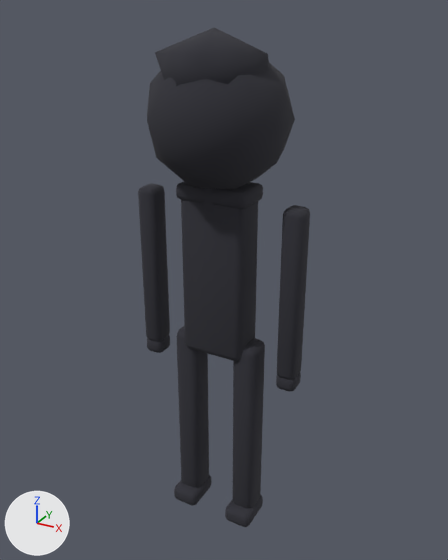
What one commit did to the glTF model public/assets/models/player.glb.
Rendered twice from a 50 mm camera at (0.975, -1.742, 1.196) aimed at (-0.002, 0.034, 0.308). The lights are fixed; the arrows at lower left show +X, +Y and +Z. The picture after the commit comes second. Vertices at exactly the same position are counted once.

In view in the first picture: 'PlayerOutline'.
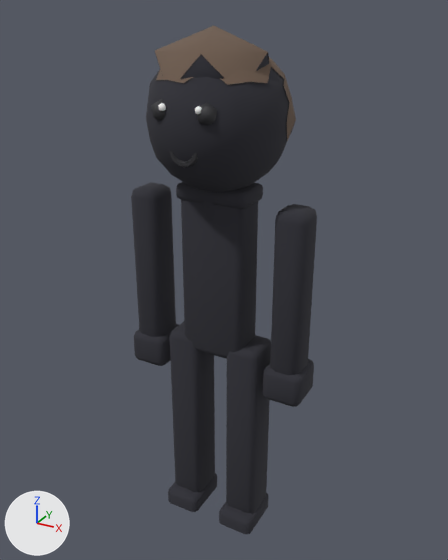
Pixel boxes (x1, y1, x2, y2) of what changed, in the pictures (448 x 560 px; the box of a moved part takes in the faces that stretch with it):
'PlayerOutline', reshaped (8% wider)
    before: (138, 27, 310, 527)
    after: (131, 54, 317, 534)
'PlayerBody', reshaped (not visible before)
    after: (151, 26, 296, 168)
part 1 of me_cube, added
    after: (197, 103, 217, 125)
part 2 of me_cube, added
    after: (151, 99, 165, 121)
part 3 of me_cube, added
    after: (195, 106, 202, 114)
part 4 of me_cube, added
    after: (158, 103, 166, 111)
part 5 of me_cube, added
    after: (156, 44, 296, 141)
part 6 of me_cube, added
    after: (169, 150, 198, 168)
part 7 of me_cube, moved or reshaped (not visible before)
    after: (155, 26, 269, 80)
part 8 of me_cube_010, moved or reshaped
    before: (147, 335, 170, 353)
    after: (263, 359, 314, 407)
part 9 of me_cube_010, rebuilt (39% wider)
    before: (138, 183, 170, 342)
    after: (131, 182, 176, 337)
part 10 of me_cube_010, rebuilt (41% wider)
    before: (277, 205, 310, 380)
    after: (270, 204, 317, 375)
part 11 of me_cube_010, rebuilt (28% wider, 29% taller)
    before: (174, 475, 212, 505)
    after: (168, 473, 217, 512)
part 12 of me_cube_010, rebuilt (31% wider, 26% taller)
    before: (225, 494, 263, 527)
    after: (219, 492, 269, 534)
part 13 of me_cube_010, rebuilt (35% wider)
    before: (176, 325, 209, 488)
    after: (170, 322, 215, 493)
part 14 of me_cube_010, rebuilt (39% wider)
    before: (233, 338, 265, 509)
    after: (226, 335, 271, 514)
part 15 of me_cube_010, added
    after: (134, 324, 179, 366)
part 16 of me_cube_010, deleted
    before: (276, 372, 301, 392)
part 17 of me_cube_010, added
    after: (146, 67, 289, 192)

Diff of the bpy script that builds the scene:
```diff
--- a/public/assets/models/player.glb.py
+++ b/public/assets/models/player.glb.py
@@ me_cube @@
-me_cube.from_pydata(...)  # 630 vertices, 1208 faces; spans x -0.31..0.31, y -0.23..0.23, z -0.67..1.14
+me_cube.from_pydata(...)  # 909 vertices, 1689 faces; spans x -0.34..0.34, y -0.24..0.24, z -0.67..1.15
+# me_cube part 1: a new loose piece, an icosphere of 20 faces spanning x 0.043..0.107, y -0.236..-0.174, z 0.884..0.956, in mat_eye (black #2b2b2f)
+# me_cube part 2: a new loose piece, an icosphere of 20 faces spanning x -0.107..-0.043, y -0.236..-0.174, z 0.884..0.956, in mat_eye (black #2b2b2f)
+# me_cube part 3: a new loose piece, an icosphere of 20 faces spanning x 0.049..0.073, y -0.237..-0.215, z 0.921..0.947, in mat_eyeshine (white #ffffff)
+# me_cube part 4: a new loose piece, an icosphere of 20 faces spanning x -0.073..-0.049, y -0.237..-0.215, z 0.921..0.947, in mat_eyeshine (white #ffffff)
+# me_cube part 5: a new loose piece of 80 vertices spanning x -0.23..0.23, y -0.21..0.24, z 0.81..1.12, in mat_hair (brown #6c594b)
+# me_cube part 6: a new loose piece of 54 vertices spanning x -0.05..0.05, y -0.22..-0.2, z 0.76..0.82, in mat_eye (black #2b2b2f)
+# me_cube part 7: 132 vertices moved from x -0.31..0.31, y -0.05..0.05, z -0.63..0.1 to x -0.33..0.33, y -0.07..0.07, z -0.63..0.1; 196 vertices removed from x -0.31..0.31, y -0.04..0.04, z -0.03..0.62; 213 vertices added at x -0.33..0.33, y -0.22..0.22, z 0.03..1.15
+# other edits to the shape of me_cube do not show in these pictures
 me_cube.materials.append(mat_shoe)
@@ me_cube @@
 me_cube.materials.append(mat_hair)
+me_cube.materials.append(mat_eye)  # black #2b2b2f
+me_cube.materials.append(mat_eyeshine)  # white #ffffff
@@ me_cube_010 @@
-me_cube_010.from_pydata(...)  # 630 vertices, 1208 faces; spans x -0.31..0.31, y -0.24..0.24, z -0.67..1.14
+me_cube_010.from_pydata(...)  # 718 vertices, 1384 faces; spans x -0.35..0.35, y -0.24..0.24, z -0.67..1.14
+# me_cube_010 part 8: the loose piece of 56 vertices spanning x -0.31..-0.24, y -0.04..0.04, z -0.03..0.03 is scaled about its middle by (-2.18, 2.17, 2.19), then moved by (0.55, 0.0, 0.0)
+# me_cube_010 part 9: the loose piece of 56 vertices spanning x -0.31..-0.24, y -0.04..0.04, z 0.01..0.63 is rebuilt with 56 vertices and now spans x -0.33..-0.22, y -0.07..0.07, z 0.01..0.63
+# me_cube_010 part 10: the loose piece of 56 vertices spanning x 0.24..0.31, y -0.04..0.04, z 0.01..0.63 is rebuilt with 56 vertices and now spans x 0.22..0.33, y -0.07..0.07, z 0.01..0.63
+# me_cube_010 part 11: the loose piece of 56 vertices spanning x -0.17..-0.07, y -0.1..0.06, z -0.67..-0.61 is rebuilt with 40 vertices and now spans x -0.19..-0.05, y -0.12..0.08, z -0.67..-0.61
+# me_cube_010 part 12: the loose piece of 56 vertices spanning x 0.07..0.17, y -0.1..0.06, z -0.67..-0.61 is rebuilt with 40 vertices and now spans x 0.05..0.19, y -0.12..0.08, z -0.67..-0.61
+# me_cube_010 part 13: the loose piece of 56 vertices spanning x -0.17..-0.07, y -0.06..0.06, z -0.64..0.11 is rebuilt with 56 vertices and now spans x -0.18..-0.06, y -0.07..0.07, z -0.64..0.11
+# me_cube_010 part 14: the loose piece of 56 vertices spanning x 0.07..0.17, y -0.06..0.06, z -0.64..0.11 is rebuilt with 56 vertices and now spans x 0.06..0.18, y -0.07..0.07, z -0.64..0.11
+# me_cube_010 part 15: a new loose piece of 56 vertices spanning x -0.35..-0.2, y -0.08..0.08, z -0.06..0.06, in mat_outline (dark grey #303038)
+# me_cube_010 part 16: the loose piece of 56 vertices spanning x 0.24..0.31, y -0.04..0.04, z -0.03..0.03 is deleted
+# me_cube_010 part 17: 120 vertices added at x -0.23..0.23, y -0.23..0.23, z 0.65..1.11
 me_cube_010.materials.append(mat_outline)
```
